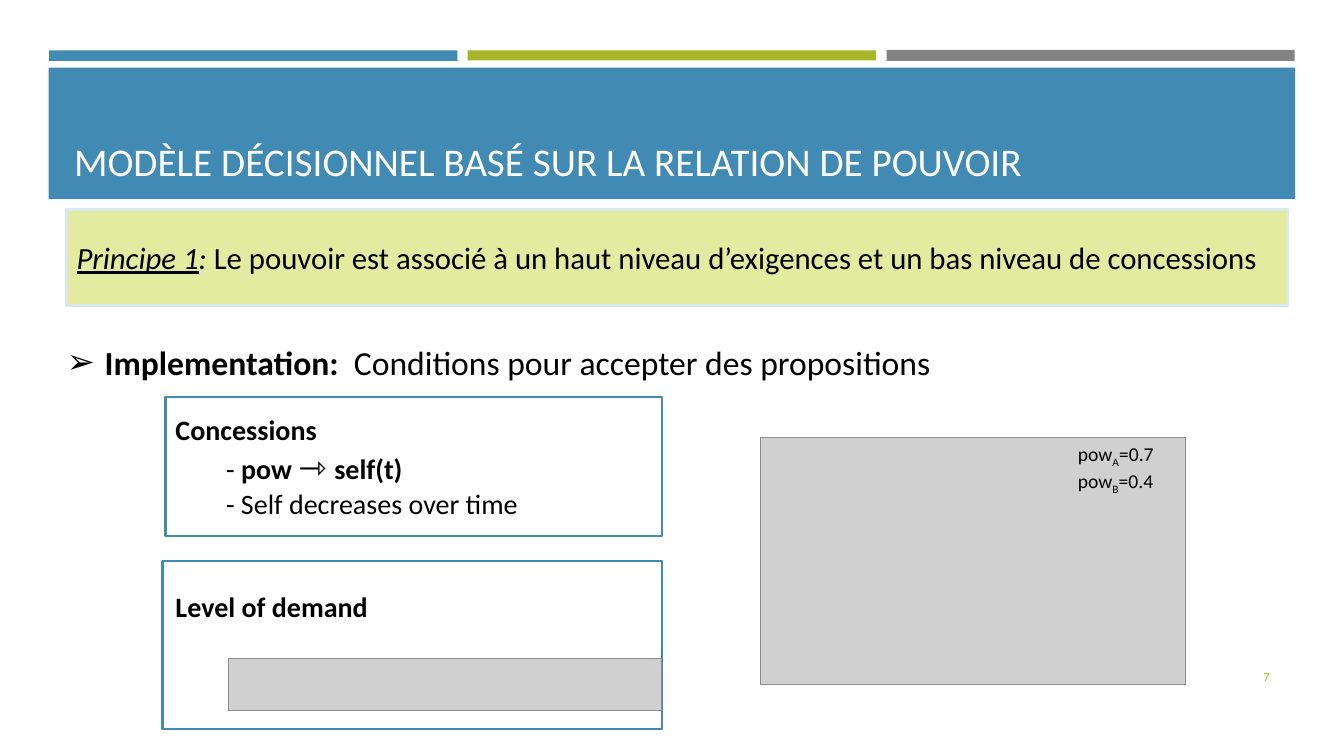
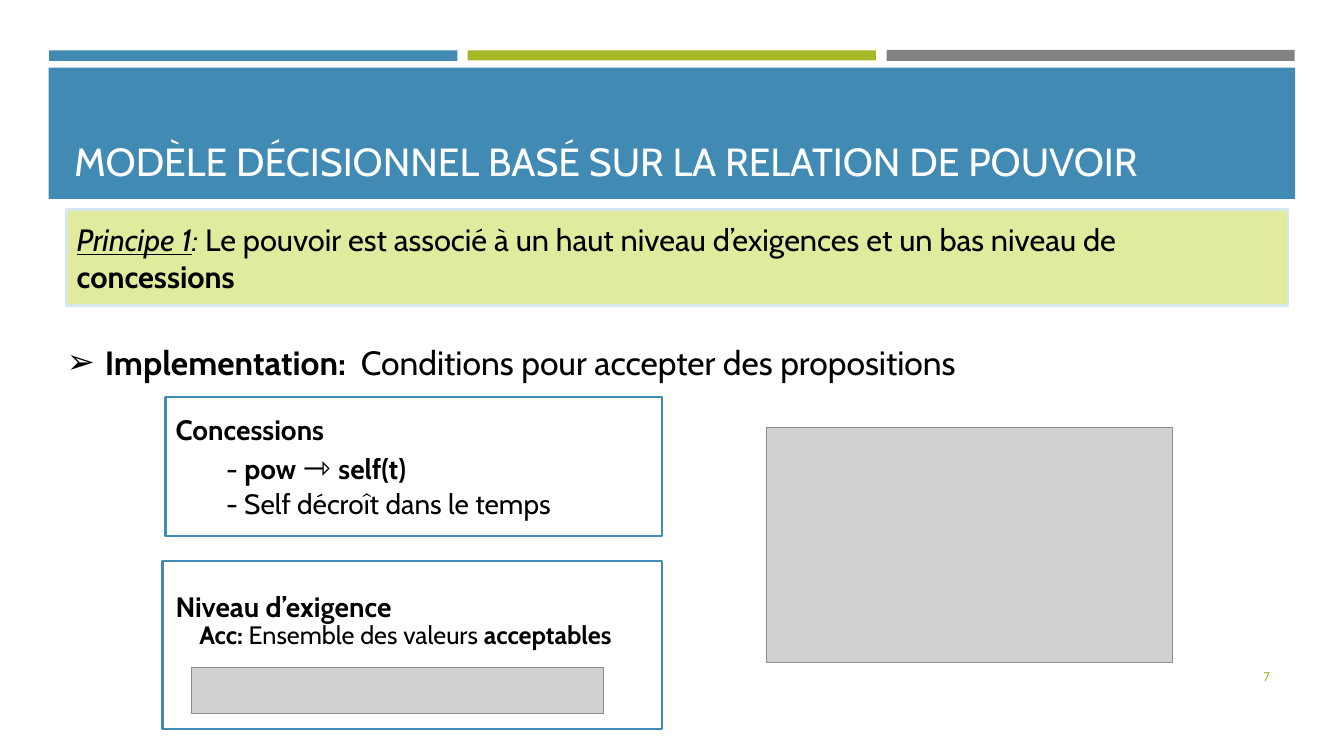
Before and after one commit to Olydia/Discolog, a slide deck: slide 7 of papers/Presentations/Seminaire_CPU/seminaire_13_12.pptx. Drawn at 1344x756 pixels with LibreOffice and Linux fonts; fonts in the diff are those of the drawing; grey boxes stand for pictures. Boxes give left, top, right and bottom in pixels: in the first picture for what was removed or moved away, otherwise in the second. Text is boxed around its words. In the diff, an @@ line names an element or a change of style, - is before the commit and + after.

```diff
--- a/papers/Presentations/Seminaire_CPU/seminaire_13_12.pptx
+++ b/papers/Presentations/Seminaire_CPU/seminaire_13_12.pptx
@@ title "MODÈLE DÉCISIONNEL BASÉ SUR LA ..." at <box>74,142,1137,177</box>: font Calibri to Cabin; indent changed @@
@@ rectangle "Principe 1: Le pouvoir est ..." at <box>67,210,1289,306</box>: font Calibri to Cabin; bold on in "concessions"; less space between paragraphs; fill #E2EBA0 to #E1EB9E; outline #D8E8F1 1.75 pt to #D6E7F0 1.75 pt @@
@@ text "Implementation: Conditions pour accepter des ..." at <box>105,349,955,383</box>: font Calibri to Cabin @@
@@ text in rectangle at <box>176,420,406,486</box>: font Calibri to Cabin in "Concessions", "- pow ⇾ self(t)" @@
@@ picture: place and size @@
-picture at <box>761,438,1187,685</box>
+picture at <box>767,427,1174,662</box>
@@ text removed at <box>1119,448,1154,488</box> @@
-powA=0.7 powB=0.4
@@ text in rectangle at <box>244,493,550,521</box>: text changed; font Calibri to Cabin @@
-- Self decreases over time
+- Self décroît dans le temps
@@ text at <box>176,596,392,623</box>: text changed; font Calibri to Cabin @@
-Level of demand
+Niveau d’exigence
@@ text added at <box>199,623,612,650</box>, 18 pt, text #000000 @@
+Acc: Ensemble des valeurs acceptables
@@ page number at <box>1264,672,1270,681</box>: font Calibri to Cabin @@
@@ picture: place and size @@
-picture at <box>229,659,662,711</box>
+picture at <box>192,667,604,714</box>
```
Also in this commit, not shown: 16 other slides changed, 1 slide added, 1 slide removed, 4 other files.
